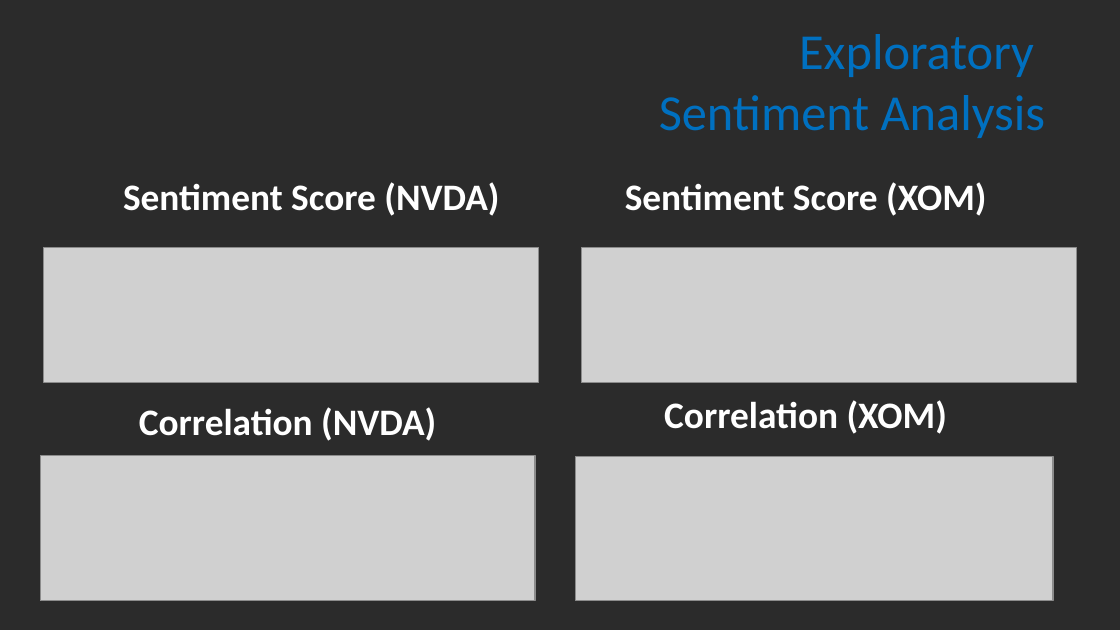
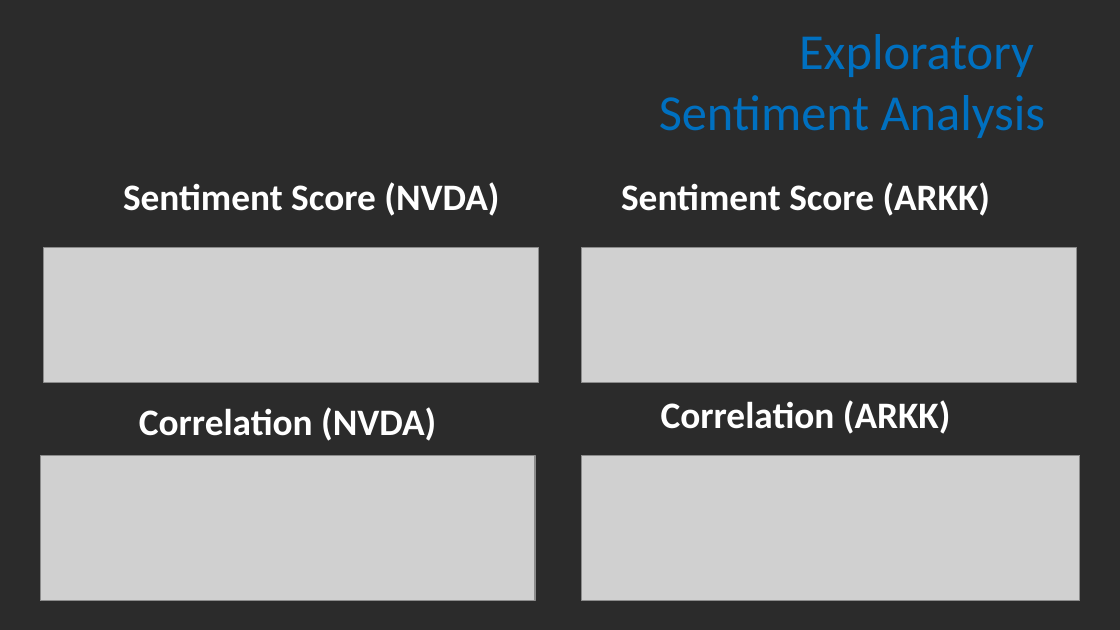
Before and after one commit to patricia-raj/predict-stock-movements, a slide deck: slide 6 of Project 02.pptx. Drawn at 1120x630 pixels with LibreOffice and Linux fonts; fonts in the diff are those of the drawing; grey boxes stand for pictures; background and template pictures are left out; a plain dark background stands for a picture behind light text. Boxes give left, top, right and bottom in pixels: in the first picture for what was removed or moved away, otherwise in the second. Text is boxed around its words. In the diff, an @@ line names an element or a change of style, - is before the commit and + after.

```diff
--- a/Project 02.pptx
+++ b/Project 02.pptx
@@ text at (621,182,991,216): text changed @@
-Sentiment Score (XOM)
+Sentiment Score (ARKK)
@@ text at (661,400,951,434): text changed @@
-Correlation (XOM)
+Correlation (ARKK)
@@ picture: place and size @@
-picture at (576,457,1053,601)
+picture at (581,455,1080,600)
```
Also in this commit, not shown: 3 other slides changed, 2 other files.
